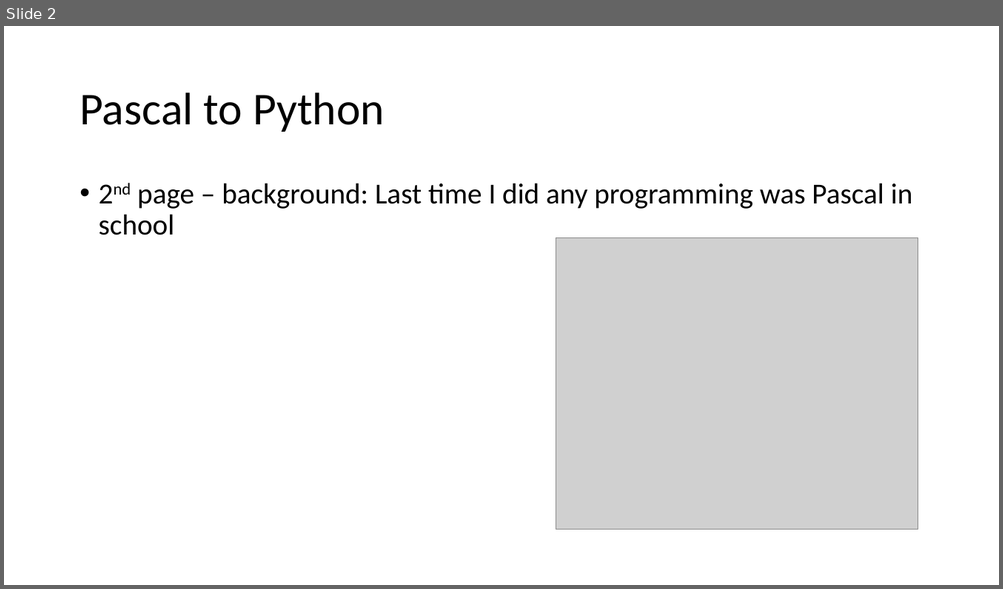
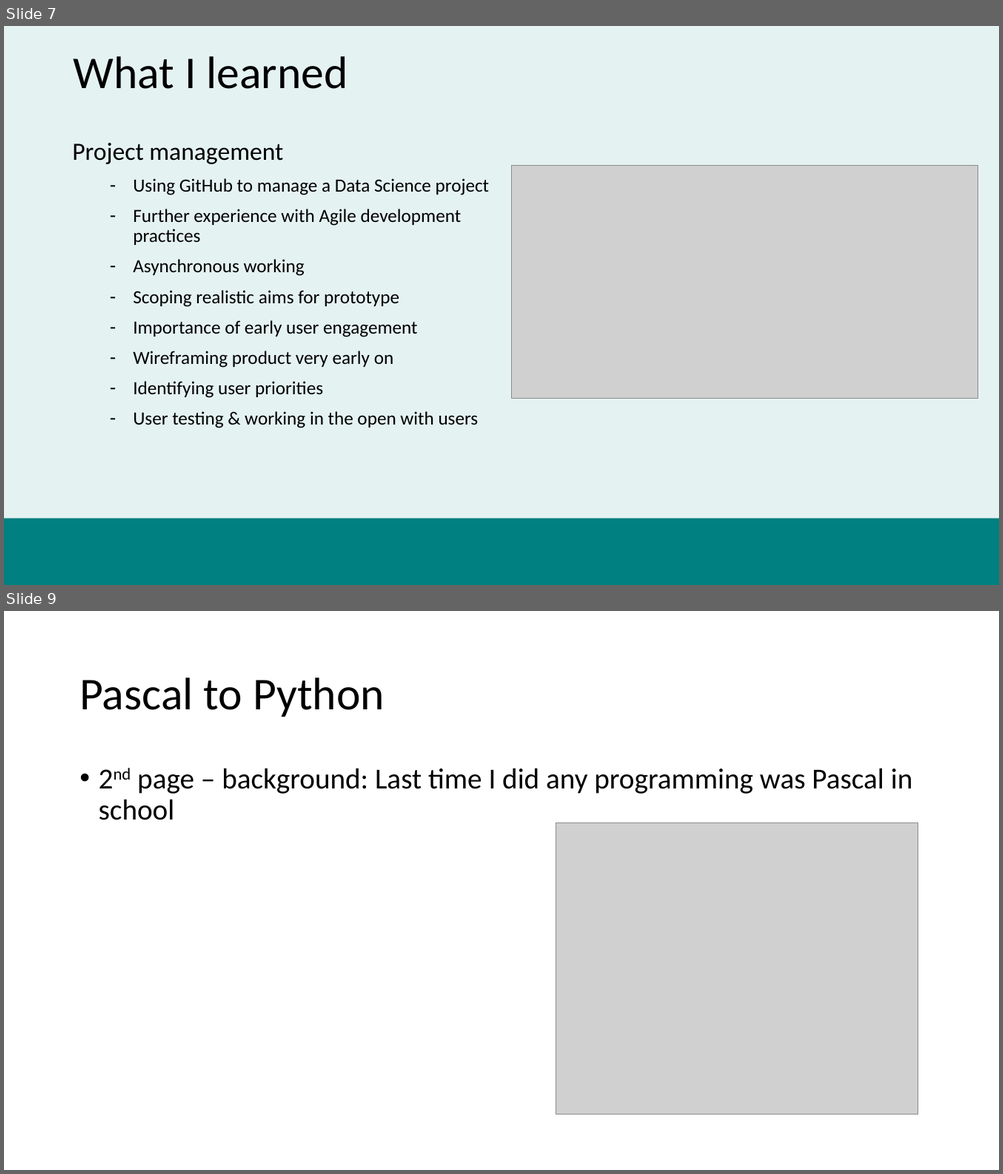
Before and after one commit to datasciencecampus/uk-parliament-stats, a slide deck: user-engagement/dsa-presentation.pptx. Shown one above the other, each under a label of ours: slide 2 before the commit, slides 7 and 9 after it; the slides between them are not shown. The pictures are 1003x589 and 1003x1174 pixels, drawn with LibreOffice and Linux fonts; fonts in the diff are those of the drawing; grey boxes stand for pictures; background and template pictures are left out. Boxes give left, top, right and bottom in pixels: in the first picture for what was removed or moved away, otherwise in the second. Text is boxed around its words. In the diff, an @@ line names an element or a change of style, - is before the commit and + after.

```diff
--- a/user-engagement/dsa-presentation.pptx
+++ b/user-engagement/dsa-presentation.pptx
@@ slide 7 added at box(4, 26, 999, 585), background #008080 at 10% opacity @@
@@ title added at box(74, 56, 348, 89), 44 pt, text #000000 @@
+What I learned
@@ text added at box(72, 143, 489, 429), 18 pt, text #000000 @@
+Project management
+  – Using GitHub to manage a Data Science project
+  – Further experience with Agile development practices
+  – Asynchronous working
+  – Scoping realistic aims for prototype
+  – Importance of early user engagement
+  – Wireframing product very early on
+  – Identifying user priorities
+  – User testing & working in the open with users
@@ picture added at box(512, 166, 978, 398) @@
@@ rectangle added at box(4, 518, 999, 585), fill #008080 @@
@@ what was slide 2 is now slide 9 @@
```
Also in this commit, not shown: 7 other slides added, 5 slides removed, 1 other file.
